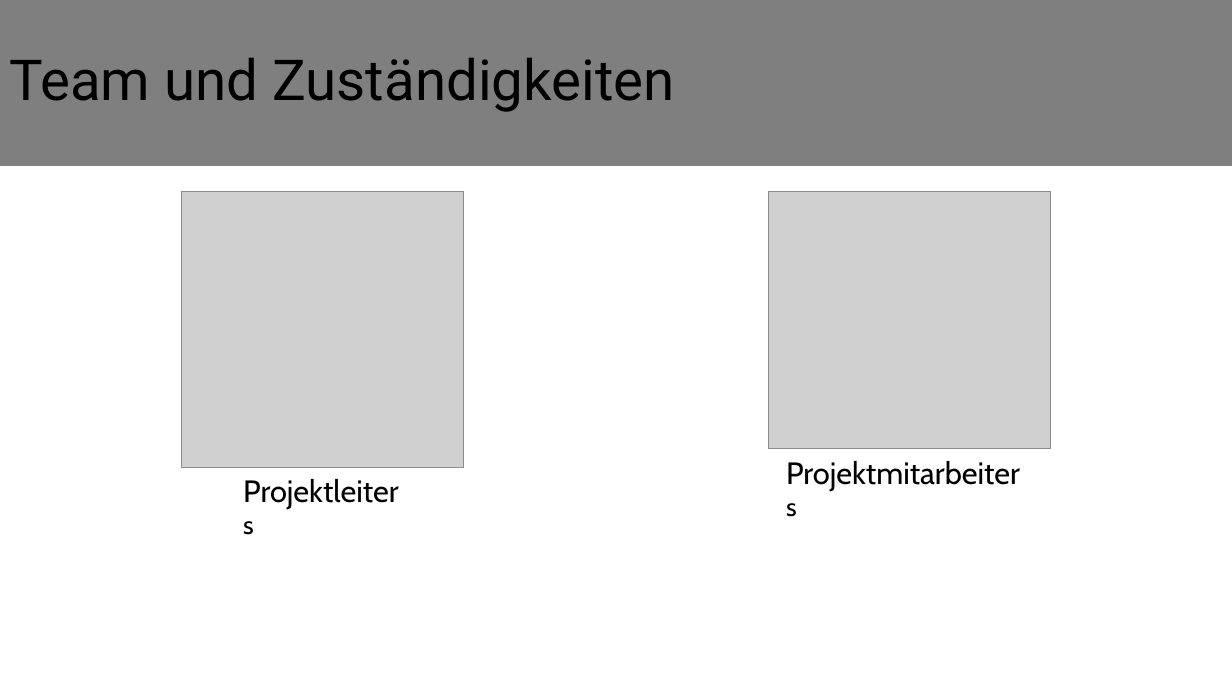
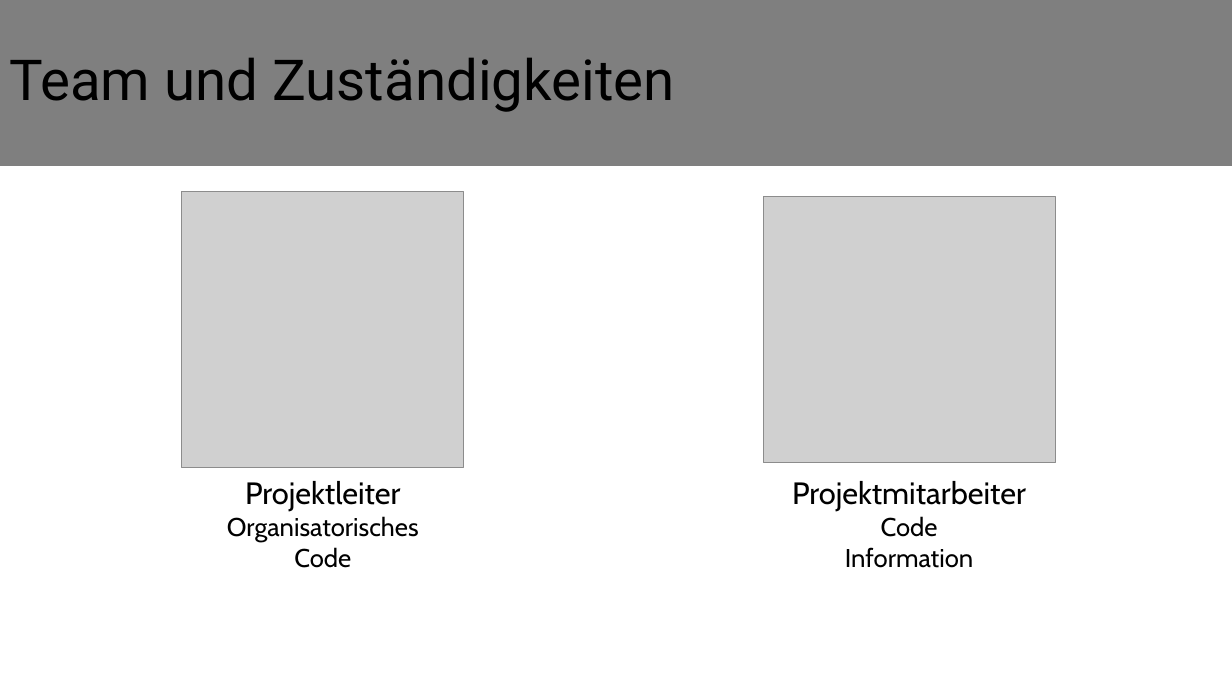
Before and after one commit to BigmacMarc/CodierungsStift, a slide deck: slide 4 of Bresendasyon/Codierungs-Stift.odp. Drawn at 1232x693 pixels with LibreOffice and Linux fonts; fonts in the diff are those of the drawing; grey boxes stand for pictures. Boxes give left, top, right and bottom in pixels: in the first picture for what was removed or moved away, otherwise in the second. Text is boxed around its words. In the diff, an @@ line names an element or a change of style, - is before the commit and + after.

```diff
--- a/Bresendasyon/Codierungs-Stift.odp
+++ b/Bresendasyon/Codierungs-Stift.odp
@@ picture: place and size @@
-picture at (768, 191, 1050, 448)
+picture at (763, 196, 1055, 462)
@@ text "Projektleiter": place and size @@
-text "Projektleiter" at (243, 479, 399, 535)
+text "Projektleiter" at (227, 481, 419, 568)
@@ text "Projektmitarbeiter": place and size @@
-text "Projektmitarbeiter" at (786, 461, 1020, 517)
+text "Projektmitarbeiter" at (792, 481, 1026, 568)
@@ text at (245, 481, 401, 511): alignment left to centre @@
@@ text at (792, 481, 1026, 511): alignment left to centre @@
@@ text at (227, 516, 419, 568): text changed @@
-s
+Organisatorisches
+Code
@@ text at (845, 516, 973, 568): text changed @@
-s
+Code
+Information
```
Also in this commit, not shown: 2 other slides changed, 1 slide added.
